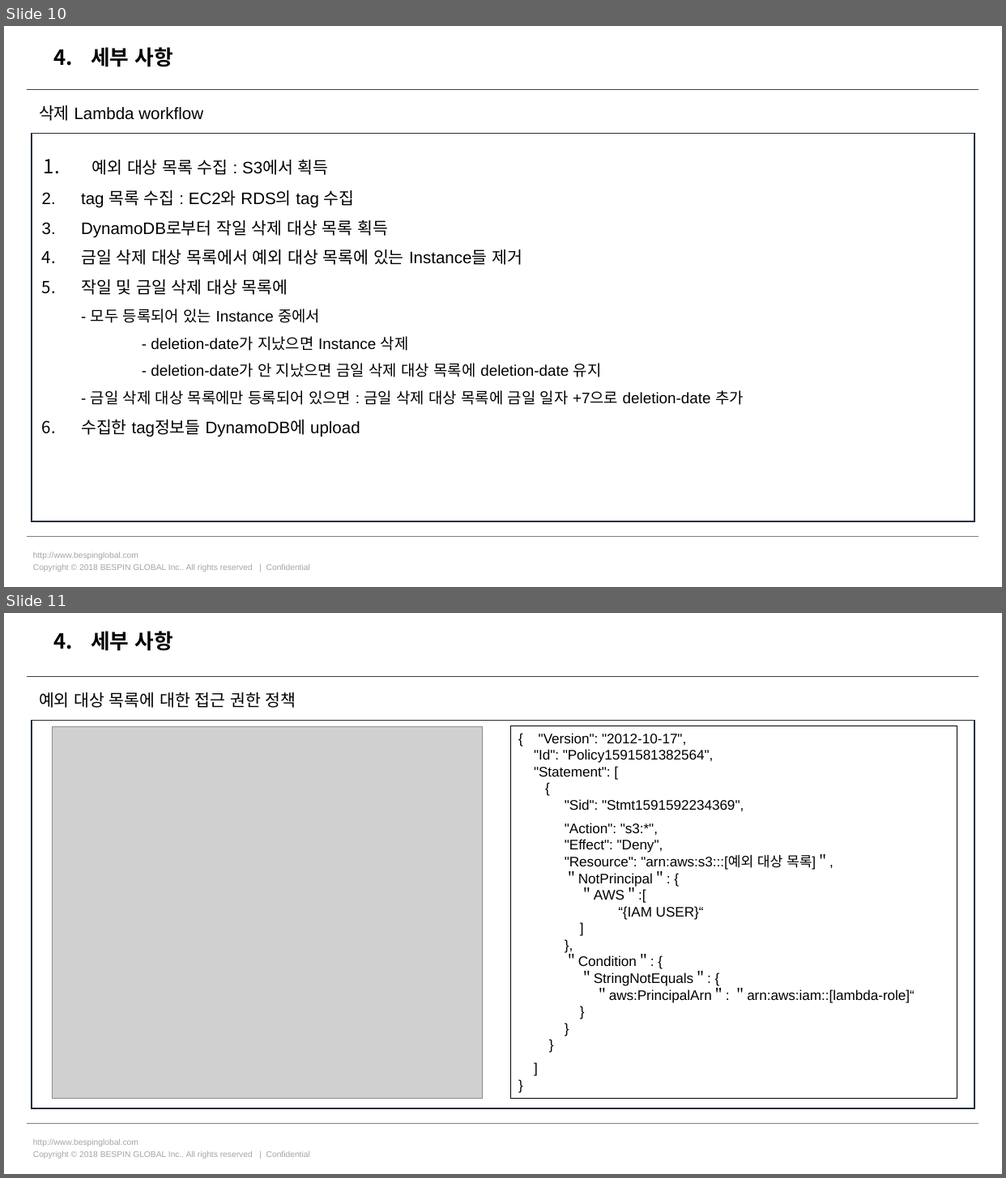
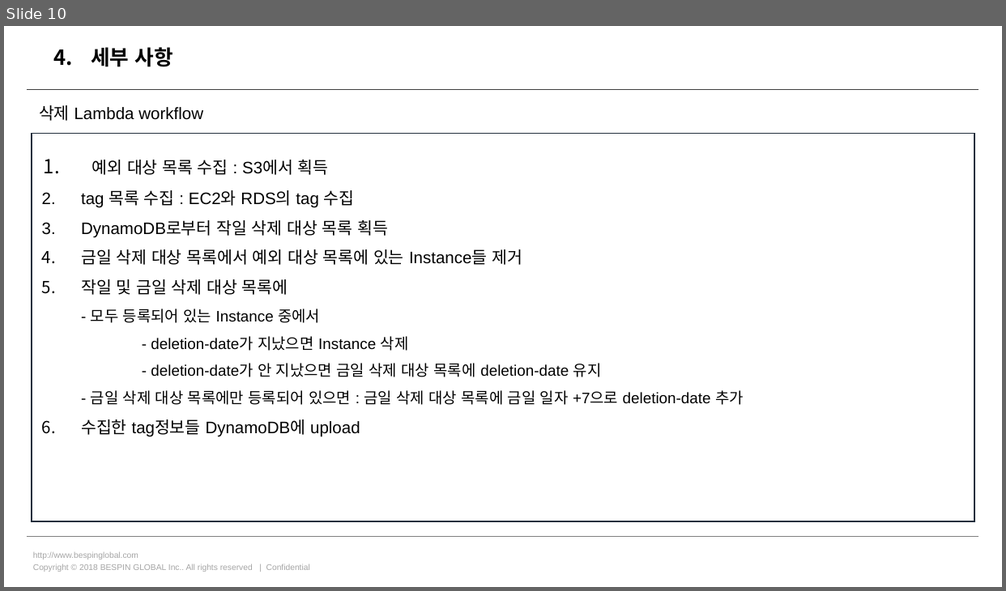
Before and after one commit to cjungm/with-aws, a slide deck: Monitoring_EC2_RDS/Monitoring_delete/설계/Monitoring_Deletion_Architecture.pptx. Shown one above the other, each under a label of ours: slides 10 and 11 before the commit, slide 10 after it. The pictures are 1006x1178 and 1006x591 pixels, drawn with LibreOffice and Linux fonts; fonts in the diff are those of the drawing; grey boxes stand for pictures. Boxes give left, top, right and bottom in pixels: in the first picture for what was removed or moved away, otherwise in the second. Text is boxed around its words. In the diff, an @@ line names an element or a change of style, - is before the commit and + after.

```diff
--- a/Monitoring_EC2_RDS/Monitoring_delete/설계/Monitoring_Deletion_Architecture.pptx
+++ b/Monitoring_EC2_RDS/Monitoring_delete/설계/Monitoring_Deletion_Architecture.pptx
@@ slide 11 removed at (4, 613, 1002, 1174), background #FFFFFF; not listed: 4 template elements that a slide beside it also shows @@
@@ title removed at (91, 631, 173, 651) @@
-4. 세부 사항
@@ text removed at (39, 692, 296, 708) @@
-예외 대상 목록에 대한 접근 권한 정책
@@ rectangle removed at (31, 721, 974, 1109) @@
@@ picture removed at (52, 726, 482, 1099) @@
@@ rectangle removed at (511, 726, 957, 1099) @@
-{ "Version": "2012-10-17",
-"Id": "Policy1591581382564",
-"Statement": [
-{
-"Sid": "Stmt1591592234369",
-"Action": "s3:*",
-"Effect": "Deny",
-"Resource": "arn:aws:s3:::[예외 대상 목록]＂,
-＂NotPrincipal＂: {
-＂AWS＂:[
-“{IAM USER}“
-]
-},
-＂Condition＂: {
-＂StringNotEquals＂: {
-＂aws:PrincipalArn＂: ＂arn:aws:iam::[lambda-role]“
-}
-}
-}
-]
-}
```
Also in this commit, not shown: 19 other files.
